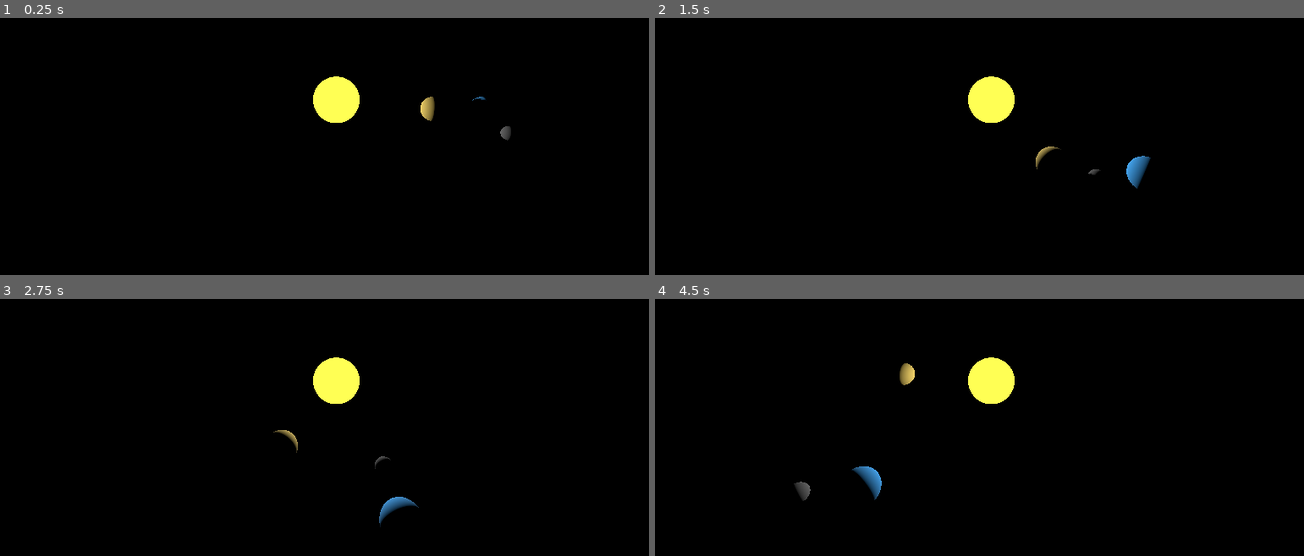
Above: before the commit, frames 1-4 (two rows, left to right).
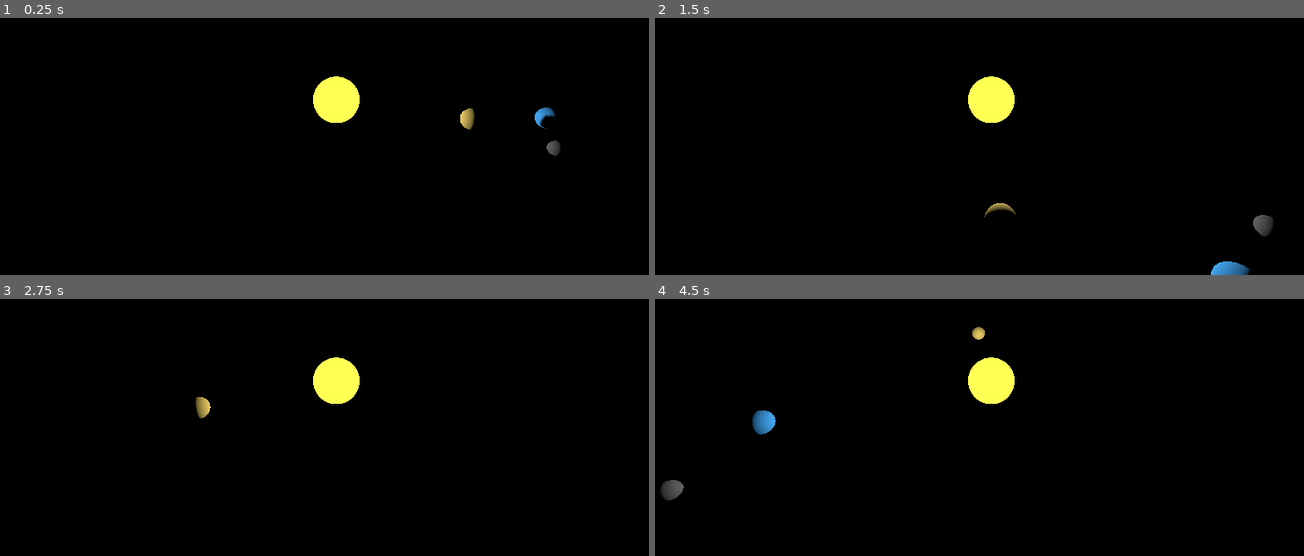
Above: after the commit, the same moments.

Repository: simulations-astrophysique/orbite-simulee-venus
Game: Godot game, scene res://orbite_venus.tscn
The game is run twice, just before and just after one commit, with the same random seed, the same clock (stepped at 60 frames per second) and the same inputs. The project has no main scene, so this scene is started directly.
Inputs:
- Up to frame 1 (0.25 s): no input
- Up to frame 2 (1.5 s): no input
- Up to frame 3 (2.75 s): no input
- Up to frame 4 (4.5 s): no input

The runs differ from the first frame. In frame 1, 0.6% of the frame differs, in the area x 64-87%, y 30-54%; in frame 2, 0.9%; in frame 3, 0.5%; in frame 4, 1.1%, in the area x 0-51%, y 10-79%.

Commit message:
Simulation de l'orbite en utilisant la méthode d'Euler

Diff:
--- a/orbite_venus.tscn
+++ b/orbite_venus.tscn
@@ -40,41 +40,68 @@
 [node name="Camera3D" type="Camera3D" parent="." unique_id=1629802077]
 transform = Transform3D(1, 0, 0, 0, 0.8660254, 0.5, 0, -0.5, 0.8660254, 0, 5.8731527, 8.917818)
 
-[node name="Venus" type="RigidBody3D" parent="." unique_id=1894795131]
+[node name="Venus" type="RigidBody3D" parent="." unique_id=1894795131 node_paths=PackedStringArray("centre_rotation")]
 transform = Transform3D(1, 0, 0, 0, 1, 0, 0, 0, 1, 4, 0, 0)
 gravity_scale = 0.0
 script = ExtResource("1_d27vx")
-periode = 8.58
-rayon = 4.0
+centre_rotation = NodePath("../Soleil")
+periode_relative = 6.16
+min_distance_simulee = 4.0
+max_distance_simulee = 10.0
+min_distance_reelle = 90000000000.0
+max_distance_reelle = 170000000000.0
+masse = 4.868e+24
+masse_corps_rotation = 1.988e+30
+rayon_initial = 108150000000.0
+etapes_calcul_par_ecran = 20
 
 [node name="MeshInstance3D" type="MeshInstance3D" parent="Venus" unique_id=1496583295]
+transform = Transform3D(0.812, 0, 0, 0, 0.812, 0, 0, 0, 0.812, 0, 0, 0)
 mesh = SubResource("SphereMesh_pd3rl")
 surface_material_override/0 = SubResource("StandardMaterial3D_ftkmj")
 
 [node name="CollisionShape3D" type="CollisionShape3D" parent="Venus" unique_id=2131966920]
+transform = Transform3D(0.812, 0, 0, 0, 0.812, 0, 0, 0, 0.812, 0, 0, 0)
 shape = SubResource("SphereShape3D_pd3rl")
 
-[node name="Terre" type="RigidBody3D" parent="." unique_id=904983492]
+[node name="Terre" type="RigidBody3D" parent="." unique_id=904983492 node_paths=PackedStringArray("centre_rotation")]
 transform = Transform3D(1, 0, 0, 0, 1, 0, 0, 0, 1, 6.373187, 0, 0)
 gravity_scale = 0.0
 script = ExtResource("1_d27vx")
-periode = 13.0
-rayon = 6.0
+centre_rotation = NodePath("../Soleil")
+periode_relative = 10.0
+min_distance_simulee = 4.0
+max_distance_simulee = 10.0
+min_distance_reelle = 90000000000.0
+max_distance_reelle = 170000000000.0
+masse = 5.972e+24
+masse_corps_rotation = 1.988e+30
+rayon_initial = 146900000000.0
+etapes_calcul_par_ecran = 20
 
 [node name="MeshInstance3D" type="MeshInstance3D" parent="Terre" unique_id=1624782640]
+transform = Transform3D(0.826, 0, 0, 0, 0.826, 0, 0, 0, 0.826, 0, 0, 0)
 mesh = SubResource("SphereMesh_pd3rl")
 surface_material_override/0 = SubResource("StandardMaterial3D_d27vx")
 
 [node name="CollisionShape3D" type="CollisionShape3D" parent="Terre" unique_id=600494309]
+transform = Transform3D(0.826, 0, 0, 0, 0.826, 0, 0, 0, 0.826, 0, 0, 0)
 shape = SubResource("SphereShape3D_pd3rl")
 
-[node name="Lune" type="RigidBody3D" parent="." unique_id=309872118 node_paths=PackedStringArray("centreRotation")]
+[node name="Lune" type="RigidBody3D" parent="." unique_id=309872118 node_paths=PackedStringArray("centre_rotation")]
 transform = Transform3D(1, 0, 0, 0, 1, 0, 0, 0, 1, 5.4570956, 0, 0)
 gravity_scale = 0.0
 script = ExtResource("1_d27vx")
-periode = 1.0
-rayon = 1.5
-centreRotation = NodePath("../Terre")
+centre_rotation = NodePath("../Terre")
+periode_relative = 0.75
+min_distance_simulee = 1.5
+max_distance_simulee = 2.0
+min_distance_reelle = 350000000.0
+max_distance_reelle = 400000000.0
+masse = 7.35e+22
+masse_corps_rotation = 5.972e+24
+rayon_initial = 384000000.0
+etapes_calcul_par_ecran = 50
 
 [node name="MeshInstance3D" type="MeshInstance3D" parent="Lune" unique_id=1768097223]
 transform = Transform3D(0.5, 0, 0, 0, 0.5, 0, 0, 0, 0.5, 0, 0, 0)
--- a/planete.gd
+++ b/planete.gd
@@ -1,26 +1,98 @@
 extends RigidBody3D
 
-var temps : float
-@export var periode : float
-@export var rayon : float
-@export var centreRotation : RigidBody3D
+@export var centre_rotation : RigidBody3D
+@export var periode_relative : float
+
+@export_group("Paramètre de conversion simulation")
+@export var min_distance_simulee : float
+@export var max_distance_simulee : float
+@export var min_distance_reelle : float
+@export var max_distance_reelle : float
+
+@export_group("Simulation gravitationnelle")
+@export var masse : float
+@export var masse_corps_rotation : float
+@export var rayon_initial : float
+
+@export_group("Paramètres de la méthode d'Euler")
+@export var etapes_calcul_par_ecran : int
+
+# Groupe de variable masquées pour les calculs
+var G : float = 6.673e-11
+var r_i : Vector3
+var v_i : Vector3
+var periode : float
 
 # Called when the node enters the scene tree for the first time.
 func _ready() -> void:
-	temps = 0.0
+	r_i = rayon_initial * Vector3(1, 0, 0)
+	position = conv_position_reelle_a_simulee(r_i)
+
+	var vitesse_initiale  = sqrt(G * masse_corps_rotation / rayon_initial) # De la loi de Kepler
+	v_i = vitesse_initiale * Vector3(0, 0, 1)
+
+	periode = 2 * PI * rayon_initial / vitesse_initiale
 
 # Called every frame. 'delta' is the elapsed time since the previous frame.
 func _process(delta: float) -> void:
-	position = Vector3(
-		rayon * cos(2 * PI / periode * temps),
-		0.0,
-		rayon * sin(2 * PI / periode * temps)
-	)
+	# Calcule la position réelle
+	appliquer_euler(delta)
+	# Converti la position
+	position = conv_position_reelle_a_simulee(r_i)
 
-	if centreRotation != null:
-		position += centreRotation.position
+	if centre_rotation != null:
+		position += centre_rotation.position
 
-	temps += delta
+func conv_position_reelle_a_simulee(position_reelle : Vector3) -> Vector3:
+	"""Effectue la conversion d'une position réelle à une position de l'espace
+	de la simulation
 
-	if temps > periode:
-		temps -= periode
+	Paramètres:
+	position_reelle -- la position réelle à convertir
+
+	Retour :
+	la position dans le monde de la simulation à utiliser
+	"""
+
+	var distance_relle = position_reelle.length()
+	var ratio_distance = inverse_lerp(min_distance_reelle, max_distance_reelle,
+		distance_relle)
+	var facteur_distance_simulee = lerp (min_distance_simulee, max_distance_simulee,
+		 ratio_distance)
+
+	return position_reelle.normalized() * facteur_distance_simulee
+
+func calculer_acceleration_gravitationnelle(position_rellee: Vector3) -> Vector3:
+	"""Calcule l'accélération gravitationnelle exercée sur le corps selon sa position
+
+	Paramètre:
+	position_reelle : sa position dans l'espace en m
+
+	Retour:
+	L'accélération gravitationnelle exercée sur le corps en m/s^2
+	"""
+	var facteur = -G * masse * masse_corps_rotation / (position_rellee.length()**3)
+	var force = (position_rellee - centre_rotation.position) * facteur
+	return force / masse
+
+func appliquer_euler(temps_dernier_ecran : float) -> void:
+	"""
+	Applique la méthode d'Euler pour déterminer la position et la vitesse selon le temps de rendu
+	de la simulation.
+
+	Paramètre :
+	temps_dernier_ecran -- le temps écoulé depuis le dernier écran.
+	"""
+	#Nombre de période à simuler dans l'écran
+	var nb_periode = temps_dernier_ecran  * periode / periode_relative
+	#Pas de la simulation
+	var h = nb_periode / etapes_calcul_par_ecran
+
+	for i in range(etapes_calcul_par_ecran):
+		var a_i = calculer_acceleration_gravitationnelle(r_i)
+
+		var r_i_plus_1 = r_i + h * v_i
+		var v_i_plus_1 = v_i + h * a_i
+
+		r_i = r_i_plus_1
+		v_i = v_i_plus_1
